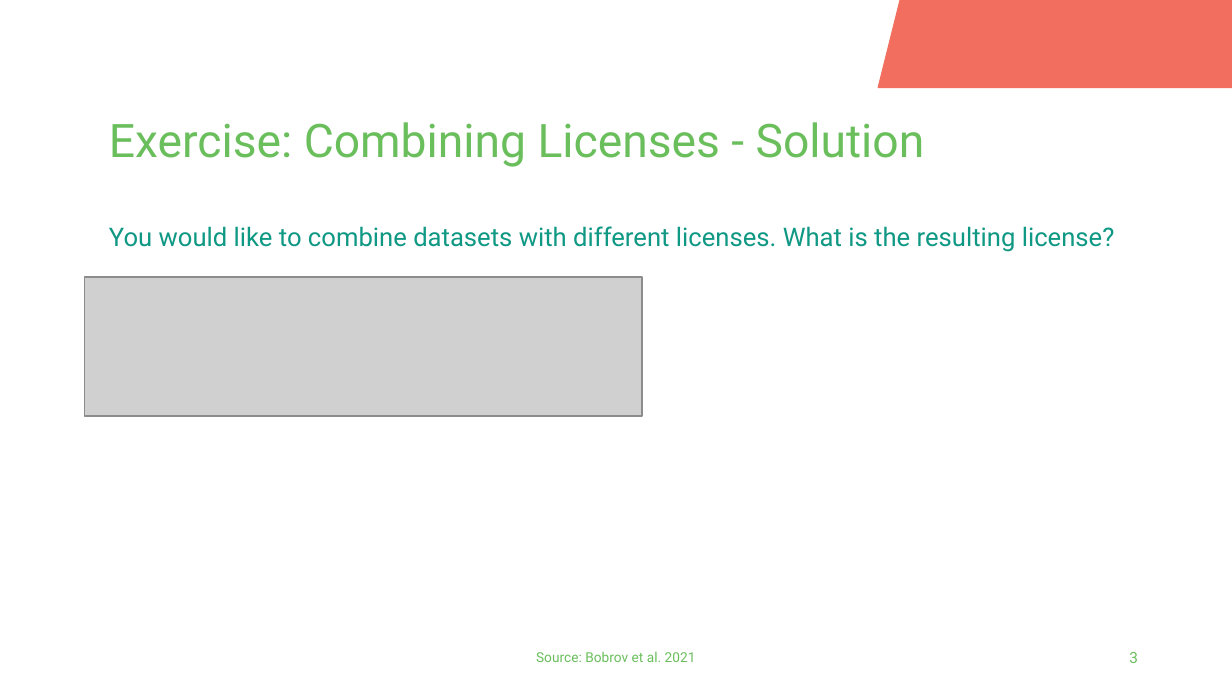
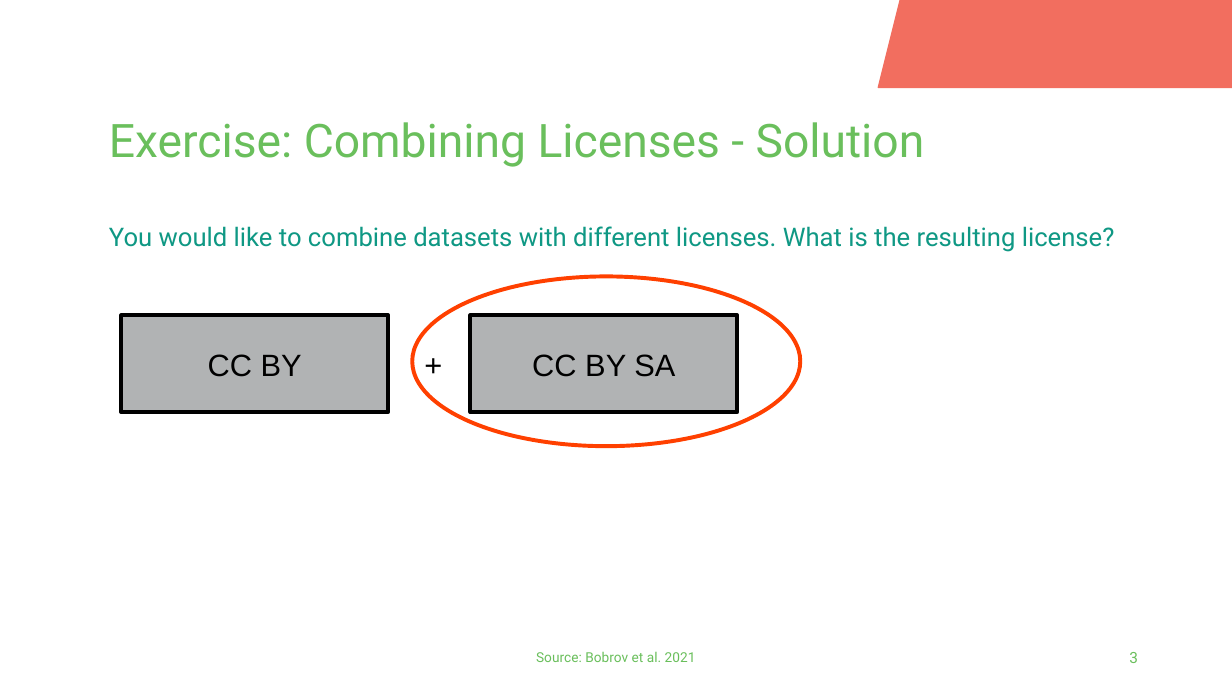
Before and after one commit to fairagro/FAIRagro_Modular-RDM-Training-Material, a slide deck: slide 3 of Bricks_LibreOffice/11_LegalAspects/11-01_LegalAspects_DataRights/11-01-03_DataRights_Licenses/11-01-03-04-04a_CC_Combinations_Exercise.odp. Drawn at 1232x693 pixels with LibreOffice and Linux fonts; fonts in the diff are those of the drawing; grey boxes stand for pictures; background and template pictures are left out. Boxes give left, top, right and bottom in pixels: in the first picture for what was removed or moved away, otherwise in the second. Text is boxed around its words. In the diff, an @@ line names an element or a change of style, - is before the commit and + after.

```diff
--- a/Bricks_LibreOffice/11_LegalAspects/11-01_LegalAspects_DataRights/11-01-03_DataRights_Licenses/11-01-03-04-04a_CC_Combinations_Exercise.odp
+++ b/Bricks_LibreOffice/11_LegalAspects/11-01_LegalAspects_DataRights/11-01-03_DataRights_Licenses/11-01-03-04-04a_CC_Combinations_Exercise.odp
@@ picture removed at [85,277,642,416] @@
@@ ellipse added at [413,276,801,446], outline #FF4000 2.3 pt @@
@@ rectangle added at [121,315,388,413], fill #B1B3B4, outline #000000 2.3 pt, 18 pt, text #000000 @@
+CC BY
@@ rectangle added at [471,315,738,413], fill #B1B3B4, outline #000000 2.3 pt, 18 pt, text #000000 @@
+CC BY SA
@@ text added at [413,340,461,388], 18 pt, text #000000 @@
++
```
Also in this commit, not shown: 5 other slides changed, 1 other file.
